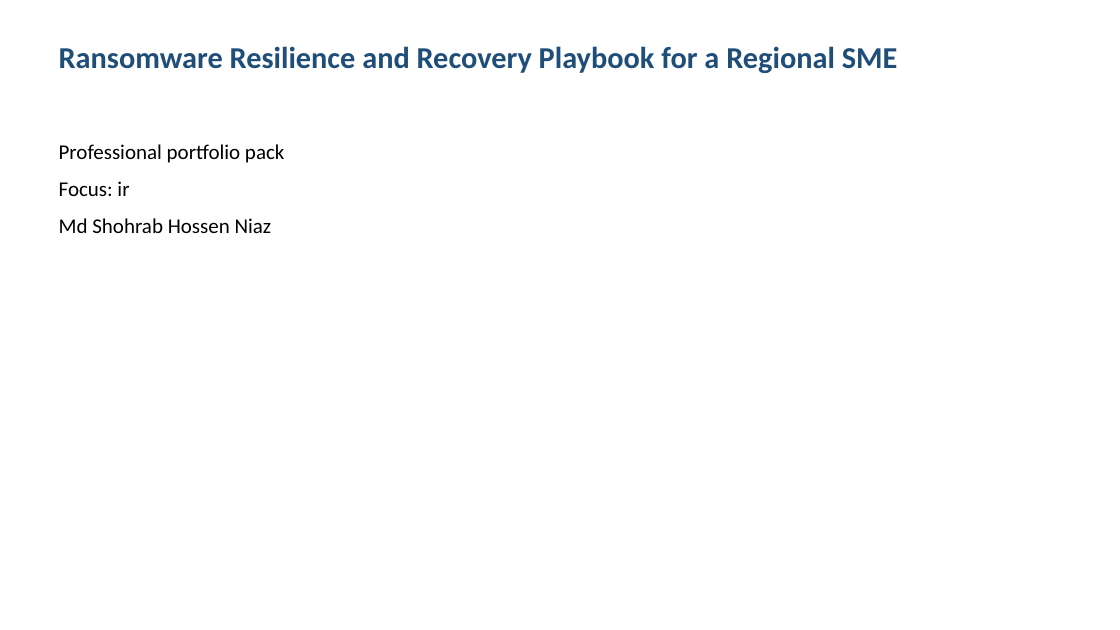
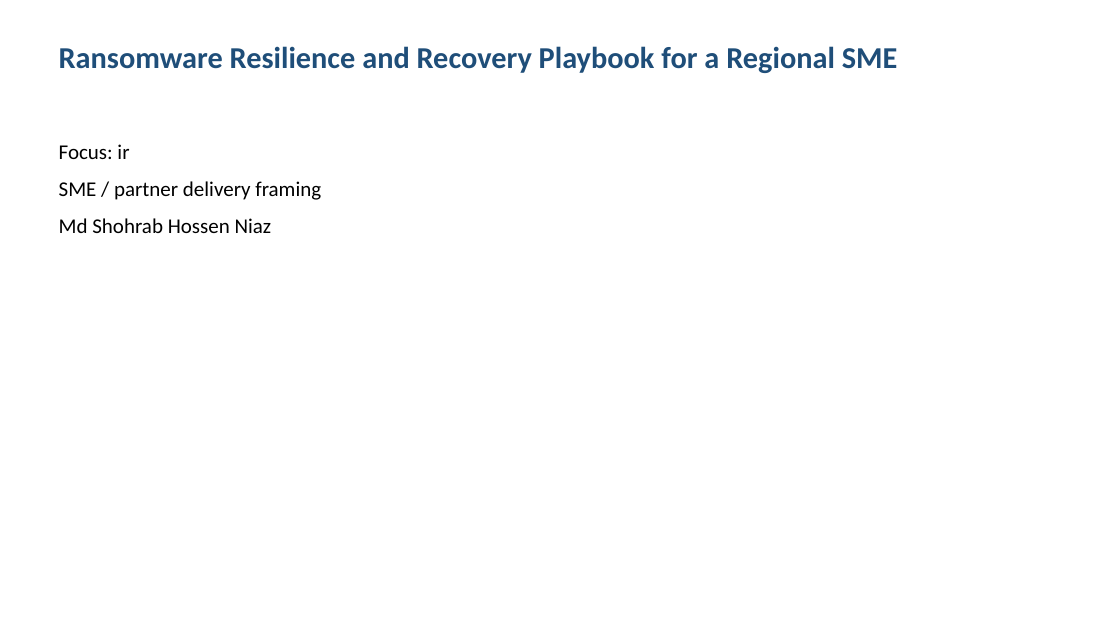
Before and after one commit to shohrabniaz/ransomware-recovery-playbook, a slide deck: slide 1 of Final_Submission/02_Presentation.pptx. Drawn at 1120x630 pixels with LibreOffice and Linux fonts; fonts in the diff are those of the drawing. Boxes give left, top, right and bottom in pixels: in the first picture for what was removed or moved away, otherwise in the second. Text is boxed around its words. In the diff, an @@ line names an element or a change of style, - is before the commit and + after.

Commit message:
Polish portfolio pack for professional showcase readiness.

```diff
--- a/Final_Submission/02_Presentation.pptx
+++ b/Final_Submission/02_Presentation.pptx
@@ text at bbox=[59, 144, 284, 163]: paragraph removed @@
-Professional portfolio pack
@@ text at bbox=[59, 181, 321, 200]: paragraph added @@
+SME / partner delivery framing
```
Also in this commit, not shown: 3 other slides changed, 12 other files.
